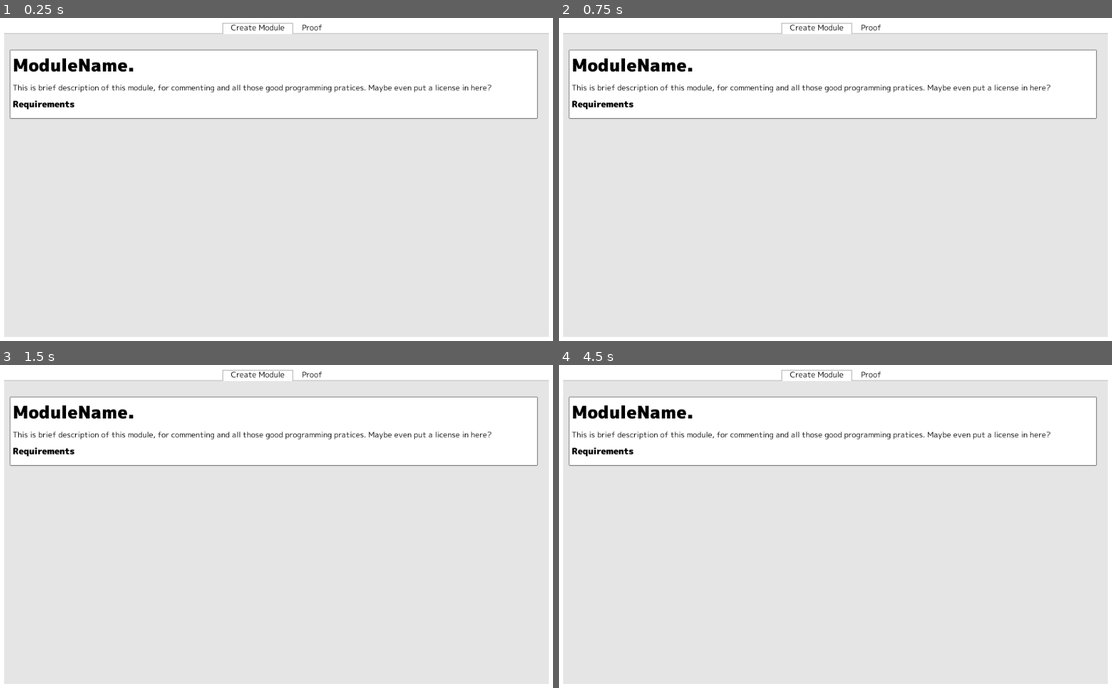
Above: before the commit, frames 1-4 (two rows, left to right).
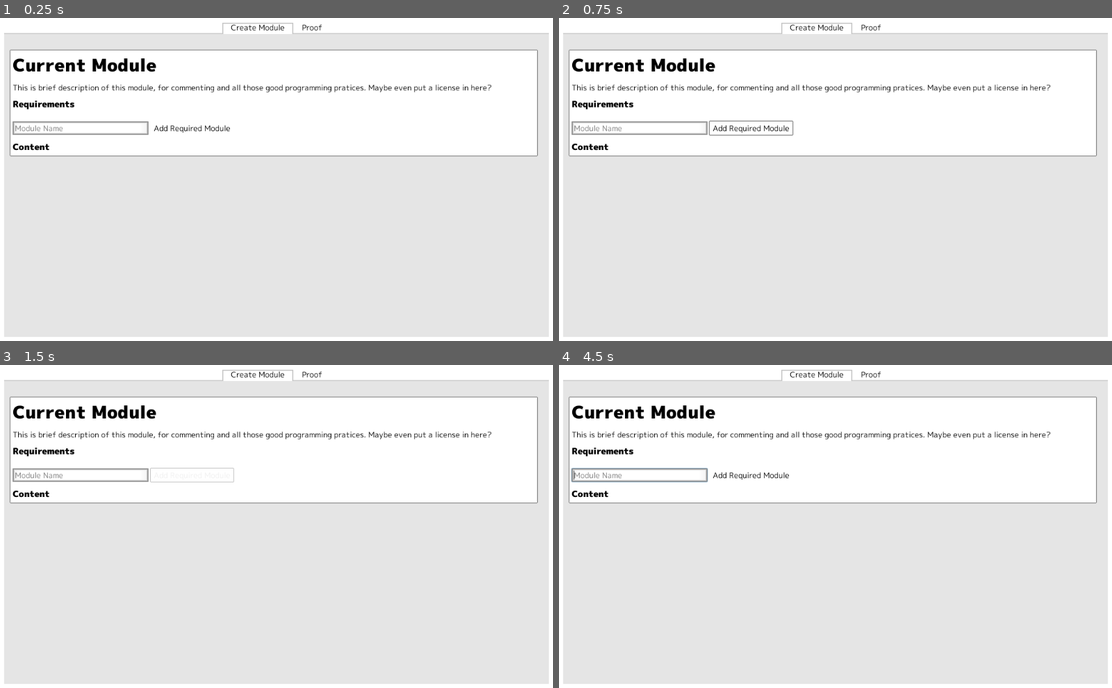
Above: after the commit, the same moments.

Repository: Negabinary/Math-Playground
Game: Godot game, scene res://Main.tscn
Same seed, same stepped clock (60 frames per second), same inputs: the game is played once before the commit and once after it.
Inputs (mouse positions are in pixels of both pictures, inside the frame that each line leads up to):
- Up to frame 1 (0.25 s): no input
- Up to frame 2 (0.75 s): click (752, 127) at 0.5 s, where only the run after the commit has a clickable "Add Required Module"
- Up to frame 3 (1.5 s): tap Enter (ui_accept) at 1.25 s; move the mouse to (398, 510) at 1.27 s; press the mouse at (398, 510) at 1.28 s; hold Right (ui_right) from 1.28 s (still down)
- Up to frame 4 (4.5 s): tap Enter (ui_accept) at 1.52, 2, 2.75, 3.5, 4.25 s; release Right (ui_right) at 2 s; release the mouse at (957, 510) at 2 s; drag from (724, 542) to (807, 591) at 2.02 s; move the mouse to (890, 455) at 2.77 s; hold Right (ui_right) 2.78-3.5 s; hold Shift 2.78-3.5 s; drag from (807, 591) to (669, 478) at 3.52 s; move the mouse to (1001, 574) at 4.27 s; hold Left (ui_left) from 4.28 s (still down); right-click (1001, 574) at 4.35 s

The runs differ from the first frame. In frame 1, 11% of the frame differs, in the area x 1-98%, y 12-43%; in frame 2, 11%; in frame 3, 11%; in frame 4, 11%.

Commit message:
Added Requirements Editor

Diff:
--- /dev/null
+++ b/create_module/Create Module.gd
@@ -0,0 +1,25 @@
+extends PageContainer
+
+onready var ui_module_name = $ScrollContainer/MarginContainer/PanelContainer/VBoxContainer/ModuleName
+onready var ui_requirements = $ScrollContainer/MarginContainer/PanelContainer/VBoxContainer/Requirements
+onready var ui_enter_requirement = $ScrollContainer/MarginContainer/PanelContainer/VBoxContainer/AddRequirement/LineEdit
+
+var module_loader : ModuleLoader = ModuleLoader.new()
+var module
+
+func _ready():
+	_load_module(MathModule.new("current_module"))
+
+
+func _load_module(module:MathModule):
+	self.module = module
+	ui_module_name.text = module.get_name().replace("_", " ").capitalize()
+	ui_requirements.set_module(module)
+
+
+func add_requirement(req_name := ui_enter_requirement.text):
+	if req_name != "":
+		var new_module : MathModule = module_loader.get_module(req_name)
+		if new_module != null:
+			module.append_requirement(new_module)
+			ui_enter_requirement.text = ""
--- a/create_module/Create Module.tscn
+++ b/create_module/Create Module.tscn
@@ -1,10 +1,11 @@
-[gd_scene load_steps=7 format=2]
+[gd_scene load_steps=8 format=2]
 
 [ext_resource path="res://theme/fonts/ui_font.tres" type="DynamicFont" id=1]
 [ext_resource path="res://theme/fonts/title.tres" type="DynamicFont" id=2]
 [ext_resource path="res://theme/fonts/heading_1.tres" type="DynamicFont" id=3]
-[ext_resource path="res://src/visual/PageContainer.gd" type="Script" id=4]
+[ext_resource path="res://create_module/Create Module.gd" type="Script" id=4]
 [ext_resource path="res://theme/main_theme.theme" type="Theme" id=5]
+[ext_resource path="res://create_module/Requirements.gd" type="Script" id=6]
 
 [sub_resource type="StyleBoxFlat" id=1]
 content_margin_left = 4.0
@@ -32,7 +33,7 @@
 
 [node name="MarginContainer" type="MarginContainer" parent="ScrollContainer"]
 margin_right = 614.4
-margin_bottom = 205.0
+margin_bottom = 274.0
 size_flags_horizontal = 3
 custom_constants/margin_right = 20
 custom_constants/margin_top = 30
@@ -43,7 +44,7 @@
 margin_left = 10.0
 margin_top = 30.0
 margin_right = 594.0
-margin_bottom = 175.0
+margin_bottom = 244.0
 rect_min_size = Vector2( 0, 50 )
 size_flags_horizontal = 3
 custom_styles/panel = SubResource( 1 )
@@ -52,7 +53,7 @@
 margin_left = 4.0
 margin_top = 4.0
 margin_right = 580.0
-margin_bottom = 141.0
+margin_bottom = 210.0
 custom_constants/separation = 10
 
 [node name="ModuleName" type="Label" parent="ScrollContainer/MarginContainer/PanelContainer/VBoxContainer"]
@@ -80,3 +81,30 @@
 margin_top = 137.0
 margin_right = 576.0
 margin_bottom = 137.0
+script = ExtResource( 6 )
+
+[node name="AddRequirement" type="HBoxContainer" parent="ScrollContainer/MarginContainer/PanelContainer/VBoxContainer"]
+margin_top = 147.0
+margin_right = 576.0
+margin_bottom = 172.0
+
+[node name="LineEdit" type="LineEdit" parent="ScrollContainer/MarginContainer/PanelContainer/VBoxContainer/AddRequirement"]
+margin_right = 250.0
+margin_bottom = 25.0
+rect_min_size = Vector2( 250, 0 )
+placeholder_text = "Module Name"
+
+[node name="Button" type="Button" parent="ScrollContainer/MarginContainer/PanelContainer/VBoxContainer/AddRequirement"]
+margin_left = 254.0
+margin_right = 407.0
+margin_bottom = 25.0
+text = "Add Required Module"
+
+[node name="RequirementsLabel2" type="Label" parent="ScrollContainer/MarginContainer/PanelContainer/VBoxContainer"]
+margin_top = 182.0
+margin_right = 576.0
+margin_bottom = 206.0
+custom_fonts/font = ExtResource( 3 )
+text = "Content"
+[connection signal="text_entered" from="ScrollContainer/MarginContainer/PanelContainer/VBoxContainer/AddRequirement/LineEdit" to="." method="add_requirement"]
+[connection signal="pressed" from="ScrollContainer/MarginContainer/PanelContainer/VBoxContainer/AddRequirement/Button" to="." method="add_requirement"]
--- /dev/null
+++ b/create_module/Requirements.gd
@@ -0,0 +1,20 @@
+extends VBoxContainer
+
+var module : MathModule
+
+
+func set_module(module:MathModule):
+	if self.module != null:
+		self.module.disconnect("requirements_updated", self, "_on_requirements_updated")
+	self.module = module
+	if self.module != null:
+		self.module.connect("requirements_updated", self, "_on_requirements_updated")
+
+
+func _on_requirements_updated():
+	for child in get_children():
+		remove_child(child)
+	for requirement in module.get_requirements():
+		var label = Label.new()
+		label.text = requirement.get_name() + " - " + str(requirement.get_definitions())
+		add_child(label)
--- a/lib/functional.tres
+++ b/lib/functional.tres
@@ -3,7 +3,7 @@
 @A T : TAG
 @D app2 : ->(->(T,T),->(T,T))
 
-@a T : TAG
+@A T : TAG
 @A f : ->(T,T)
 @A x : T
 @= app2(f,x)
--- a/project.godot
+++ b/project.godot
@@ -93,6 +93,11 @@
 "class": "ModuleLoader",
 "language": "GDScript",
 "path": "res://src/module/module_loader.gd"
+}, {
+"base": "Container",
+"class": "PageContainer",
+"language": "GDScript",
+"path": "res://src/visual/PageContainer.gd"
 }, {
 "base": "Object",
 "class": "ProofBox",
@@ -172,6 +177,7 @@
 "ModuleItemTaggedDefintion": "",
 "ModuleItemTheorem": "",
 "ModuleLoader": "",
+"PageContainer": "",
 "ProofBox": "",
 "ProofStep": "",
 "SelectionHandler": "",
--- a/src/module/module.gd
+++ b/src/module/module.gd
@@ -1,5 +1,8 @@
 extends Object
 class_name MathModule
+
+
+signal requirements_updated
 
 
 var name : String
@@ -23,6 +26,7 @@
 
 func append_requirement(requirement:MathModule):
 	requirements.append(requirement)
+	emit_signal("requirements_updated")
 
 
 func get_proof(proof_step:ProofStep) -> ProofStep:
--- a/src/module/module_loader.gd
+++ b/src/module/module_loader.gd
@@ -12,6 +12,9 @@
 	else:
 		if module_content == null:
 			var f = File.new()
+			var filename := PATH_PRE + module_name + PATH_SUF
+			if !f.file_exists(filename):
+				return null
 			f.open("res://lib/"+module_name+".tres",File.READ)
 			var module = ModuleDeserializer.new(f.get_as_text(), module_name, self).get_module()
 			f.close()
--- a/src/visual/PageContainer.gd
+++ b/src/visual/PageContainer.gd
@@ -1,4 +1,5 @@
 extends Container
+class_name PageContainer
 
 export var page_width := 1000
 
--- a/theme/LineEditTexture.tres
+++ b/theme/LineEditTexture.tres
@@ -4,8 +4,10 @@
 
 [resource]
 texture = ExtResource( 1 )
-region_rect = Rect2( 0, 0, 9, 9 )
+region_rect = Rect2( 0, 0, 18, 18 )
 margin_left = 4.0
 margin_right = 4.0
 margin_top = 4.0
 margin_bottom = 4.0
+axis_stretch_horizontal = 1
+axis_stretch_vertical = 1
Binary file changed: theme/LineEditTexture.png
